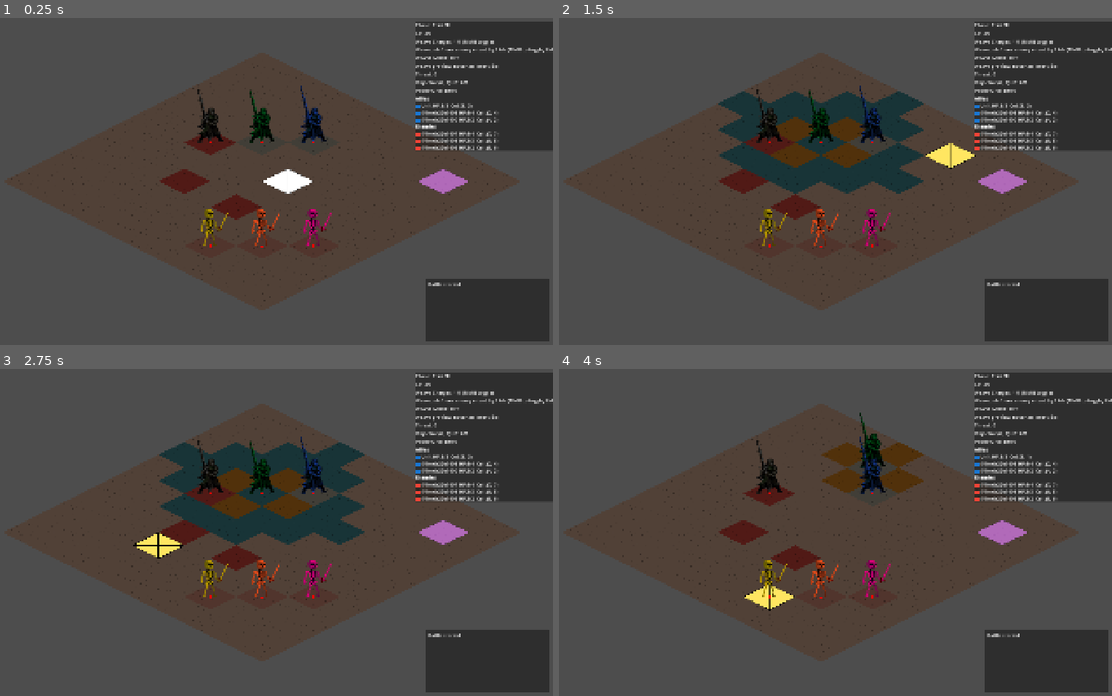
Above: before the commit, frames 1-4 (two rows, left to right).
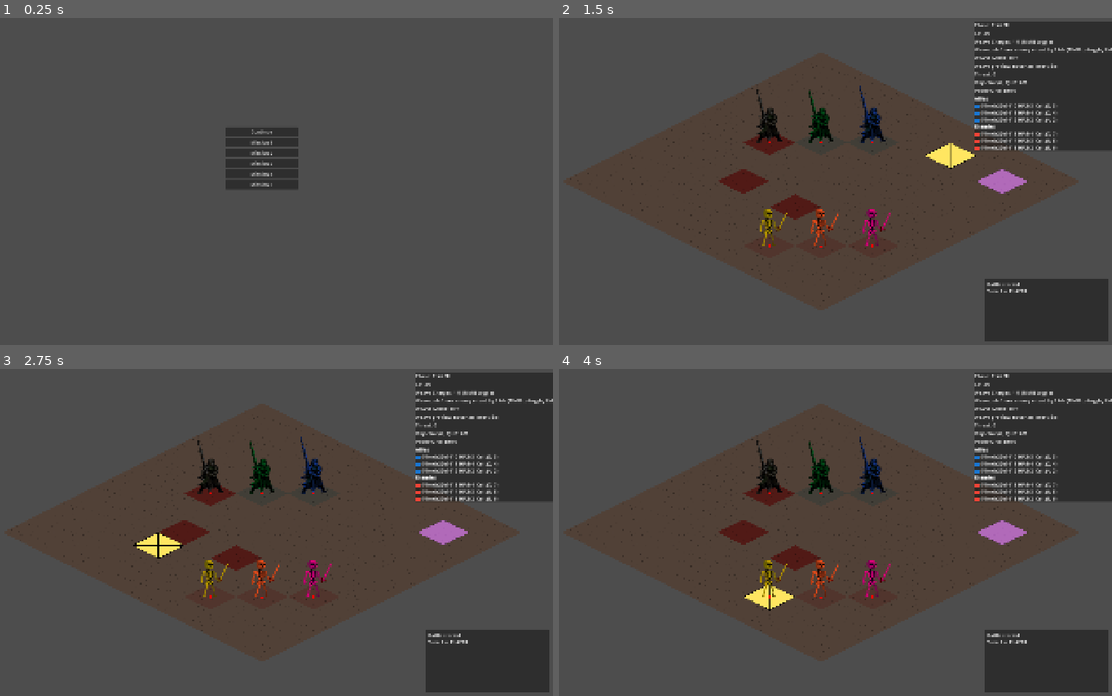
Above: after the commit, the same moments.

Repository: Nick-labs/TGS
Game: Godot game, scene res://scenes/ui/MainMenu.tscn
The game is run twice, just before and just after one commit, with the same random seed, the same clock (stepped at 60 frames per second) and the same inputs. Before the commit the project starts from res://scenes/map/Battle.tscn.
Inputs (mouse positions are in pixels of both pictures, inside the frame that each line leads up to):
- Up to frame 1 (0.25 s): no input
- Up to frame 2 (1.5 s): click (818, 142) at 0.5 s, where only the run after the commit has a clickable "Mission 1"; tap Enter at 1.25 s; move the mouse to (951, 165) at 1.27 s; click (951, 165) at 1.42 s
- Up to frame 3 (2.75 s): tap Space at 2 s; move the mouse to (143, 548) at 2.02 s; click (143, 548) at 2.17 s
- Up to frame 4 (4 s): tap Enter at 2.75 s; move the mouse to (879, 460) at 2.77 s; click (879, 460) at 2.92 s; move the mouse to (791, 597) at 3.52 s; click (791, 597) at 3.67 s

The runs differ from the first frame. In frame 1, 20% of the frame differs, in the area x 1-100%, y 1-99%; in frame 2, 7.6%; in frame 3, 7.6%; in frame 4, 2.1%.

Commit message:
add menu and saveload system

Diff:
--- a/project.godot
+++ b/project.godot
@@ -11,9 +11,14 @@
 [application]
 
 config/name="TGS"
-run/main_scene="uid://qb24bua7v4vj"
+run/main_scene="res://scenes/ui/MainMenu.tscn"
 config/features=PackedStringArray("4.6", "GL Compatibility")
 config/icon="res://icon.svg"
+
+[autoload]
+
+SaveManager="*res://scripts/systems/SaveManager.gd"
+SceneFlow="*res://scripts/ui/SceneFlow.gd"
 
 [display]
 
--- a/scenes/map/Battle.tscn
+++ b/scenes/map/Battle.tscn
@@ -9,12 +9,13 @@
 [ext_resource type="PackedScene" uid="uid://doq3grqn21nm" path="res://scenes/systems/MovementSystem.tscn" id="7_nkest"]
 [ext_resource type="PackedScene" uid="uid://drefvpa3kq01x" path="res://scenes/systems/BattleManager.tscn" id="7_yyk6v"]
 [ext_resource type="Script" uid="uid://cqpqrnkb8cesx" path="res://scripts/systems/TurnManager.gd" id="9_turn"]
-[ext_resource type="Script" uid="uid://dx1wg66qhtmky" path="res://scripts/systems/EnemyAI.gd" id="10_ai"]
-[ext_resource type="Script" uid="uid://5oktkycqkusj" path="res://scripts/systems/EffectResolver.gd" id="11_res"]
-[ext_resource type="Script" uid="uid://2qosdas8njw" path="res://scripts/systems/IntentVisualizer.gd" id="12_vis"]
-[ext_resource type="Script" uid="uid://3tgq7nydvekc" path="res://scripts/systems/EnvironmentManager.gd" id="13_env"]
+[ext_resource type="Script" uid="uid://cv2s80snxskho" path="res://scripts/systems/EnemyAI.gd" id="10_ai"]
+[ext_resource type="Script" uid="uid://bjv5jsrcmgpwc" path="res://scripts/systems/EffectResolver.gd" id="11_res"]
+[ext_resource type="Script" uid="uid://klgah7bsldhl" path="res://scripts/systems/IntentVisualizer.gd" id="12_vis"]
+[ext_resource type="Script" uid="uid://d12g71kophqen" path="res://scripts/systems/EnvironmentManager.gd" id="13_env"]
 [ext_resource type="Script" uid="uid://41c5ty7mytuu" path="res://scripts/ui/BattleHUD.gd" id="14_hud"]
 [ext_resource type="Texture2D" uid="uid://gwsxhqpygben" path="res://assets/sprites/tiles/tile_128x64.png" id="15_objtex"]
+[ext_resource type="Script" uid="uid://8ltudv2pg4gp" path="res://scripts/ui/BattleFlow.gd" id="16_flow"]
 
 [node name="Battle" type="Node2D" unique_id=1435354891]
 
@@ -224,3 +225,18 @@
 text = "MISSION FAILED"
 horizontal_alignment = 1
 vertical_alignment = 1
+
+[node name="Transition" type="ColorRect" parent="." unique_id=1500000001]
+visible = false
+anchors_preset = 15
+anchor_right = 1.0
+anchor_bottom = 1.0
+grow_horizontal = 2
+grow_vertical = 2
+color = Color(0, 0, 0, 1)
+
+[node name="BattleFlow" type="Node" parent="." unique_id=1500000002 node_paths=PackedStringArray("turn_manager", "grid_root", "transition_layer")]
+script = ExtResource("16_flow")
+turn_manager = NodePath("../GridRoot/TurnManager")
+grid_root = NodePath("../GridRoot")
+transition_layer = NodePath("../Transition")
--- /dev/null
+++ b/scenes/ui/MainMenu.tscn
@@ -0,0 +1,37 @@
+[gd_scene format=3]
+[ext_resource type="Script" path="res://scripts/ui/MainMenu.gd" id="1"]
+[node name="MainMenu" type="Control"]
+layout_mode = 3
+anchors_preset = 15
+anchor_right = 1.0
+anchor_bottom = 1.0
+script = ExtResource("1")
+[node name="VBox" type="VBoxContainer" parent="."]
+layout_mode = 1
+anchors_preset = 8
+anchor_left = 0.5
+anchor_top = 0.5
+anchor_right = 0.5
+anchor_bottom = 0.5
+offset_left = -120.0
+offset_top = -180.0
+offset_right = 120.0
+offset_bottom = 180.0
+[node name="Continue" type="Button" parent="VBox"]
+layout_mode = 2
+text = "Continue"
+[node name="Mission1" type="Button" parent="VBox"]
+layout_mode = 2
+text = "Mission 1"
+[node name="Mission2" type="Button" parent="VBox"]
+layout_mode = 2
+text = "Mission 2"
+[node name="Mission3" type="Button" parent="VBox"]
+layout_mode = 2
+text = "Mission 3"
+[node name="Mission4" type="Button" parent="VBox"]
+layout_mode = 2
+text = "Mission 4"
+[node name="Mission5" type="Button" parent="VBox"]
+layout_mode = 2
+text = "Mission 5"
--- /dev/null
+++ b/scenes/ui/Results.tscn
@@ -0,0 +1,28 @@
+[gd_scene format=3]
+[ext_resource type="Script" path="res://scripts/ui/ResultsScreen.gd" id="1"]
+[node name="Results" type="Control"]
+layout_mode = 3
+anchors_preset = 15
+anchor_right = 1.0
+anchor_bottom = 1.0
+script = ExtResource("1")
+[node name="VBox" type="VBoxContainer" parent="."]
+layout_mode = 1
+anchors_preset = 8
+anchor_left = 0.5
+anchor_top = 0.5
+anchor_right = 0.5
+anchor_bottom = 0.5
+offset_left = -180.0
+offset_top = -120.0
+offset_right = 180.0
+offset_bottom = 120.0
+[node name="Label" type="Label" parent="VBox"]
+layout_mode = 2
+horizontal_alignment = 1
+[node name="Next" type="Button" parent="VBox"]
+layout_mode = 2
+text = "Next Mission"
+[node name="Menu" type="Button" parent="VBox"]
+layout_mode = 2
+text = "Back to Menu"
--- a/scripts/map/GridRoot.gd
+++ b/scripts/map/GridRoot.gd
@@ -15,18 +15,12 @@
 
 	var viewport_size: Vector2 = get_viewport_rect().size
 	var available_size: Vector2 = viewport_size * (1.0 - padding_percent * 2.0)
-
 	var bounds: Rect2 = grid.get_bounds()
-
 	var grid_size: Vector2 = bounds.size
-
 	var scale_x: float = available_size.x / grid_size.x
 	var scale_y: float = available_size.y / grid_size.y
-
 	var scale: float = min(scale_x, scale_y)
-
 	camera.zoom = Vector2(scale, scale)
-
 	center_on_bounds(bounds)
 
 func center_on_bounds(bounds: Rect2) -> void:
@@ -34,14 +28,76 @@
 	camera.global_position = grid.to_global(center_local)
 
 func center_grid() -> void:
-	var center := Vector2(
-		(grid.width - 1) / 2.0,
-		(grid.height - 1) / 2.0
-	)
+	var center := Vector2((grid.width - 1) / 2.0, (grid.height - 1) / 2.0)
+	var center_screen := IsoHelper.grid_to_screen(Vector2i(center), grid.iso_config)
+	camera.global_position = grid.to_global(center_screen)
 
-	var center_screen := IsoHelper.grid_to_screen(
-		Vector2i(center),
-		grid.iso_config
-	)
+func apply_mission_preset(mission_id: int):
+	mission_id = SaveManager.normalize_mission_id(mission_id)
+	var unit_manager: UnitManager = get_node("UnitManager")
+	var turn_manager: TurnManager = get_node("TurnManager")
+	var environment_manager: EnvironmentManager = get_node("EnvironmentManager")
+	unit_manager.clear_all_units()
 
-	camera.global_position = grid.to_global(center_screen)
+	match mission_id:
+		1:
+			environment_manager.objective_cell = Vector2i(8, 1)
+			environment_manager.objective_max_hp = 6
+			turn_manager.cp_max = 3
+			turn_manager.threat_growth_per_turn = 1
+			unit_manager.spawn_unit(Vector2i(3, 3), Unit.Team.PLAYER, Unit.Archetype.STRIKER)
+			unit_manager.spawn_unit(Vector2i(2, 4), Unit.Team.PLAYER, Unit.Archetype.GUARDIAN)
+			unit_manager.spawn_unit(Vector2i(4, 2), Unit.Team.PLAYER, Unit.Archetype.ARTILLERY)
+			unit_manager.spawn_unit(Vector2i(7, 7), Unit.Team.ENEMY, Unit.Archetype.BRUTE)
+			unit_manager.spawn_unit(Vector2i(6, 8), Unit.Team.ENEMY, Unit.Archetype.RAIDER)
+			unit_manager.spawn_unit(Vector2i(8, 6), Unit.Team.ENEMY, Unit.Archetype.SNIPER)
+		2:
+			environment_manager.objective_cell = Vector2i(1, 8)
+			environment_manager.objective_max_hp = 8
+			turn_manager.cp_max = 2
+			turn_manager.threat_growth_per_turn = 2
+			unit_manager.spawn_unit(Vector2i(1, 3), Unit.Team.PLAYER, Unit.Archetype.GUARDIAN)
+			unit_manager.spawn_unit(Vector2i(2, 2), Unit.Team.PLAYER, Unit.Archetype.STRIKER)
+			unit_manager.spawn_unit(Vector2i(3, 4), Unit.Team.PLAYER, Unit.Archetype.ARTILLERY)
+			unit_manager.spawn_unit(Vector2i(7, 3), Unit.Team.ENEMY, Unit.Archetype.SNIPER)
+			unit_manager.spawn_unit(Vector2i(7, 4), Unit.Team.ENEMY, Unit.Archetype.SNIPER)
+			unit_manager.spawn_unit(Vector2i(8, 5), Unit.Team.ENEMY, Unit.Archetype.BRUTE)
+		3:
+			environment_manager.objective_cell = Vector2i(5, 5)
+			environment_manager.objective_max_hp = 10
+			turn_manager.cp_max = 4
+			turn_manager.weave_uses_per_turn = 2
+			unit_manager.spawn_unit(Vector2i(1, 1), Unit.Team.PLAYER, Unit.Archetype.STRIKER)
+			unit_manager.spawn_unit(Vector2i(1, 2), Unit.Team.PLAYER, Unit.Archetype.GUARDIAN)
+			unit_manager.spawn_unit(Vector2i(2, 1), Unit.Team.PLAYER, Unit.Archetype.ARTILLERY)
+			unit_manager.spawn_unit(Vector2i(8, 8), Unit.Team.ENEMY, Unit.Archetype.BRUTE)
+			unit_manager.spawn_unit(Vector2i(8, 7), Unit.Team.ENEMY, Unit.Archetype.RAIDER)
+			unit_manager.spawn_unit(Vector2i(7, 8), Unit.Team.ENEMY, Unit.Archetype.RAIDER)
+		4:
+			environment_manager.objective_cell = Vector2i(9, 0)
+			environment_manager.objective_max_hp = 4
+			turn_manager.cp_max = 3
+			turn_manager.threat_objective_focus_start = 1
+			unit_manager.spawn_unit(Vector2i(0, 8), Unit.Team.PLAYER, Unit.Archetype.STRIKER)
+			unit_manager.spawn_unit(Vector2i(0, 7), Unit.Team.PLAYER, Unit.Archetype.ARTILLERY)
+			unit_manager.spawn_unit(Vector2i(1, 8), Unit.Team.PLAYER, Unit.Archetype.GUARDIAN)
+			unit_manager.spawn_unit(Vector2i(6, 1), Unit.Team.ENEMY, Unit.Archetype.RAIDER)
+			unit_manager.spawn_unit(Vector2i(7, 1), Unit.Team.ENEMY, Unit.Archetype.RAIDER)
+			unit_manager.spawn_unit(Vector2i(8, 1), Unit.Team.ENEMY, Unit.Archetype.BRUTE)
+		5:
+			environment_manager.objective_cell = Vector2i(5, 0)
+			environment_manager.objective_max_hp = 7
+			turn_manager.cp_max = 2
+			turn_manager.threat_growth_per_turn = 1
+			turn_manager.weave_uses_per_turn = 1
+			unit_manager.spawn_unit(Vector2i(4, 8), Unit.Team.PLAYER, Unit.Archetype.STRIKER)
+			unit_manager.spawn_unit(Vector2i(5, 8), Unit.Team.PLAYER, Unit.Archetype.GUARDIAN)
+			unit_manager.spawn_unit(Vector2i(6, 8), Unit.Team.PLAYER, Unit.Archetype.ARTILLERY)
+			unit_manager.spawn_unit(Vector2i(3, 3), Unit.Team.ENEMY, Unit.Archetype.SNIPER)
+			unit_manager.spawn_unit(Vector2i(5, 3), Unit.Team.ENEMY, Unit.Archetype.BRUTE)
+			unit_manager.spawn_unit(Vector2i(7, 3), Unit.Team.ENEMY, Unit.Archetype.SNIPER)
+
+	environment_manager.reset_state()
+	turn_manager.turn_index = 1
+	turn_manager.start_battle()
+	grid.refresh_ownership_visuals()
--- a/scripts/systems/EnvironmentManager.gd
+++ b/scripts/systems/EnvironmentManager.gd
@@ -17,6 +17,10 @@
 var power_grid_max_hp: int = 0
 
 func _ready():
+	reset_state()
+
+func reset_state():
+	objects.clear()
 	_setup_default_grid_buildings()
 	objective_hp = objective_max_hp
 	_refresh_objective_marker()
--- /dev/null
+++ b/scripts/systems/SaveManager.gd
@@ -0,0 +1,62 @@
+extends Node
+# class_name SaveManager
+
+const SAVE_PATH := "user://savegame.json"
+const RESULT_PATH := "user://battle_result.json"
+const MIN_MISSION_ID := 1
+const MAX_MISSION_ID := 5
+
+static func normalize_mission_id(raw_value: Variant) -> int:
+	var mission_id := int(raw_value)
+	if mission_id < MIN_MISSION_ID:
+		return MIN_MISSION_ID
+	if mission_id > MAX_MISSION_ID:
+		return MAX_MISSION_ID
+	return mission_id
+
+static func load_savegame() -> Dictionary:
+	var result := {"mission_id": MIN_MISSION_ID}
+	if not FileAccess.file_exists(SAVE_PATH):
+		return result
+	var f := FileAccess.open(SAVE_PATH, FileAccess.READ)
+	if f == null:
+		return result
+	var parsed = JSON.parse_string(f.get_as_text())
+	if typeof(parsed) != TYPE_DICTIONARY:
+		return result
+	result["mission_id"] = normalize_mission_id(parsed.get("mission_id", MIN_MISSION_ID))
+	return result
+
+static func save_savegame(mission_id: int) -> bool:
+	var f := FileAccess.open(SAVE_PATH, FileAccess.WRITE)
+	if f == null:
+		return false
+	f.store_string(JSON.stringify({"mission_id": normalize_mission_id(mission_id)}))
+	return true
+
+static func load_battle_result() -> Dictionary:
+	var fallback := {"won": false, "reason": "", "mission_id": MIN_MISSION_ID}
+	if not FileAccess.file_exists(RESULT_PATH):
+		return fallback
+	var f := FileAccess.open(RESULT_PATH, FileAccess.READ)
+	if f == null:
+		return fallback
+	var parsed = JSON.parse_string(f.get_as_text())
+	if typeof(parsed) != TYPE_DICTIONARY:
+		return fallback
+	return {
+		"won": bool(parsed.get("won", false)),
+		"reason": str(parsed.get("reason", "")),
+		"mission_id": normalize_mission_id(parsed.get("mission_id", MIN_MISSION_ID))
+	}
+
+static func save_battle_result(won: bool, reason: String, mission_id: int) -> bool:
+	var f := FileAccess.open(RESULT_PATH, FileAccess.WRITE)
+	if f == null:
+		return false
+	f.store_string(JSON.stringify({
+		"won": won,
+		"reason": reason,
+		"mission_id": normalize_mission_id(mission_id)
+	}))
+	return true
--- a/scripts/systems/UnitManager.gd
+++ b/scripts/systems/UnitManager.gd
@@ -12,6 +12,10 @@
 var occupied: Dictionary = {}
 
 func _ready():
+	setup_default_battlefield()
+
+func setup_default_battlefield():
+	clear_all_units()
 	spawn_unit(Vector2i(3, 3), Unit.Team.PLAYER, Unit.Archetype.STRIKER)
 	spawn_unit(Vector2i(2, 4), Unit.Team.PLAYER, Unit.Archetype.GUARDIAN)
 	spawn_unit(Vector2i(4, 2), Unit.Team.PLAYER, Unit.Archetype.ARTILLERY)
@@ -19,6 +23,16 @@
 	spawn_unit(Vector2i(6, 8), Unit.Team.ENEMY, Unit.Archetype.RAIDER)
 	spawn_unit(Vector2i(8, 6), Unit.Team.ENEMY, Unit.Archetype.SNIPER)
 	grid.refresh_ownership_visuals()
+
+func clear_all_units():
+	for unit in units.duplicate():
+		if unit != null and is_instance_valid(unit):
+			unit.queue_free()
+	units.clear()
+	occupied.clear()
+	units_changed.emit()
+	if grid != null:
+		grid.refresh_ownership_visuals()
 
 func is_occupied(cell: Vector2i) -> bool:
 	return occupied.has(cell)
@@ -46,6 +60,7 @@
 	if unit.action == null:
 		unit.action = _default_action_for(team, archetype)
 	_apply_archetype_stats(unit)
+	unit.hp = unit.max_hp
 	unit.set_cell(cell)
 
 	units_parent.add_child(unit)
--- /dev/null
+++ b/scripts/ui/BattleFlow.gd
@@ -0,0 +1,24 @@
+extends Node
+
+@export var turn_manager: TurnManager
+@export var grid_root: GridRoot
+@export var transition_layer: CanvasItem
+
+func _ready():
+	var save_data := SaveManager.load_savegame()
+	var mission_id := SaveManager.normalize_mission_id(save_data.get("mission_id", 1))
+	grid_root.apply_mission_preset(mission_id)
+	turn_manager.battle_won.connect(func(reason): _finish(true, reason, mission_id))
+	turn_manager.battle_failed.connect(func(reason): _finish(false, reason, mission_id))
+
+func _finish(won: bool, reason: String, mission_id: int):
+	if transition_layer != null:
+		transition_layer.visible = true
+		var t := create_tween()
+		transition_layer.modulate.a = 0.0
+		t.tween_property(transition_layer, "modulate:a", 1.0, 0.25)
+		await t.finished
+	SaveManager.save_battle_result(won, reason, mission_id)
+	if won and mission_id < SaveManager.MAX_MISSION_ID:
+		SaveManager.save_savegame(mission_id + 1)
+	SceneFlow.to_results()
--- /dev/null
+++ b/scripts/ui/MainMenu.gd
@@ -0,0 +1,16 @@
+extends Control
+
+func _ready():
+	for i in range(1, 6):
+		var b: Button = get_node("VBox/Mission%d" % i)
+		b.pressed.connect(func(id = i): _start_mission(id))
+	$VBox/Continue.pressed.connect(_continue_game)
+
+func _start_mission(mission_id: int):
+	SaveManager.save_savegame(mission_id)
+	SceneFlow.to_battle()
+
+func _continue_game():
+	var save_data := SaveManager.load_savegame()
+	SaveManager.save_savegame(save_data.get("mission_id", 1))
+	SceneFlow.to_battle()
--- /dev/null
+++ b/scripts/ui/ResultsScreen.gd
@@ -0,0 +1,15 @@
+extends Control
+
+func _ready():
+	var text := "No result"
+	var won := false
+	var result := SaveManager.load_battle_result()
+	won = bool(result.get("won", false))
+	text = "%s\nMission %d\n%s" % ["VICTORY" if won else "DEFEAT", int(result.get("mission_id", 1)), str(result.get("reason", ""))]
+	$VBox/Label.text = text
+	$VBox/Next.visible = won
+	$VBox/Next.pressed.connect(_next)
+	$VBox/Menu.pressed.connect(func(): SceneFlow.to_main_menu())
+
+func _next():
+	SceneFlow.to_battle()
--- /dev/null
+++ b/scripts/ui/SceneFlow.gd
@@ -0,0 +1,18 @@
+extends Node
+# class_name SceneFlow
+
+const MAIN_MENU := "res://scenes/ui/MainMenu.tscn"
+const BATTLE := "res://scenes/map/Battle.tscn"
+const RESULTS := "res://scenes/ui/Results.tscn"
+
+static func go_to(scene_path: String):
+	Engine.get_main_loop().current_scene.get_tree().change_scene_to_file(scene_path)
+
+static func to_main_menu():
+	go_to(MAIN_MENU)
+
+static func to_battle():
+	go_to(BATTLE)
+
+static func to_results():
+	go_to(RESULTS)
Not shown: 1 places in scenes/map/Battle.tscn that only renumber resources
Not shown, added: BASELINE_AUDIT.md
